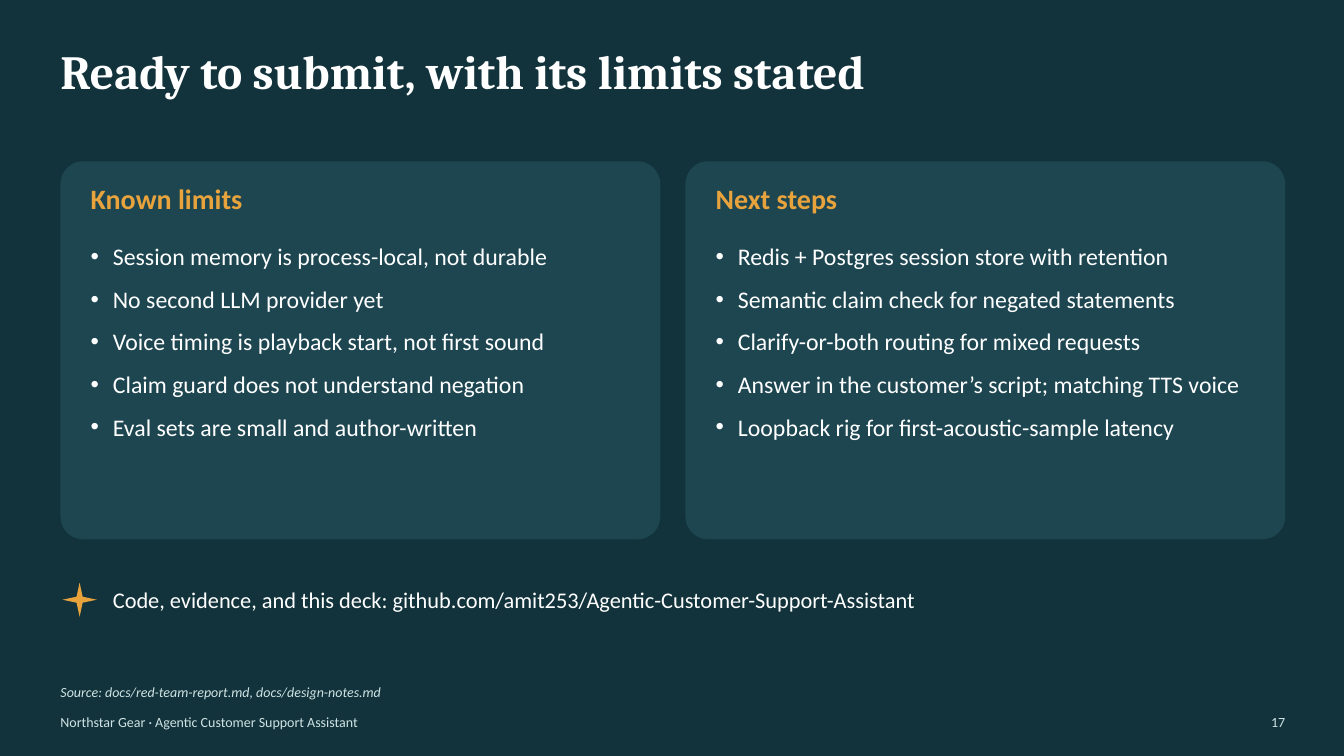
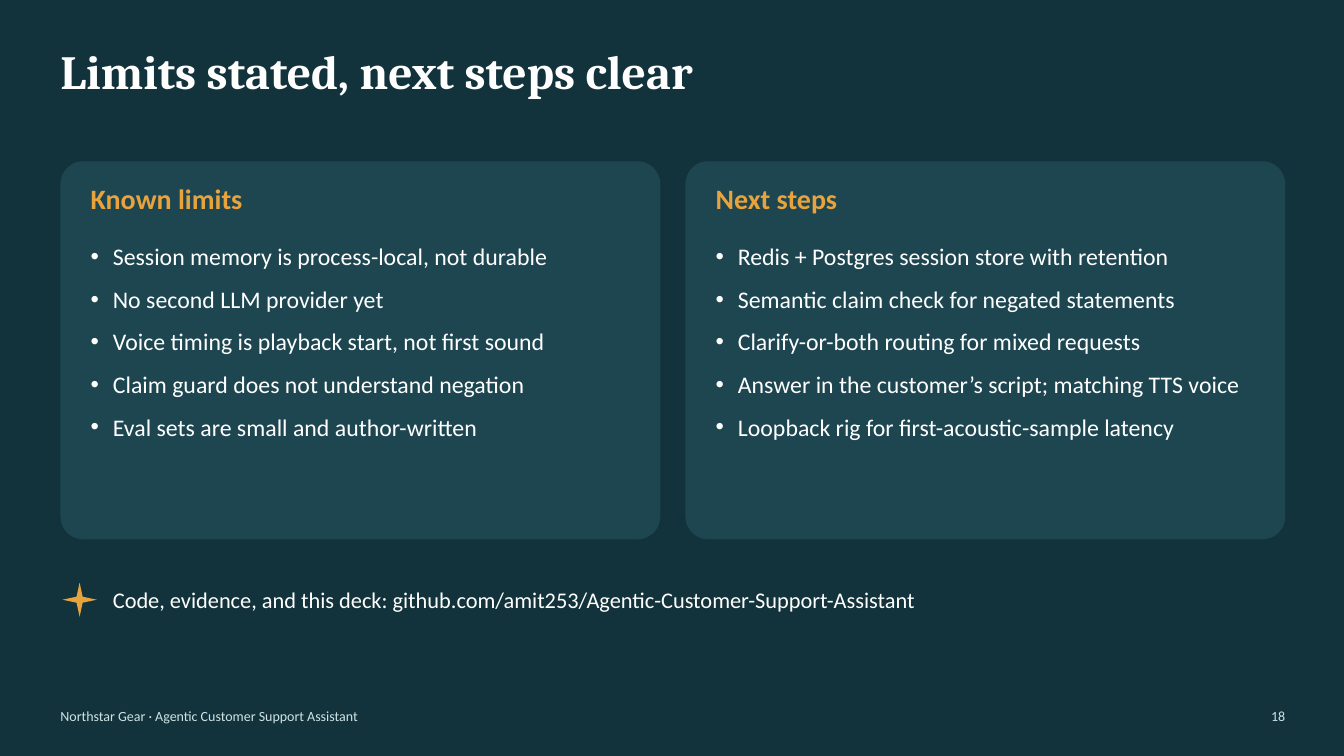
Before and after one commit to amit253/Agentic-Customer-Support-Assistant, a slide deck: slide 18 of presentation/agentic-customer-support.pptx (slide 17 before the commit). Drawn at 1344x756 pixels with LibreOffice and Linux fonts; fonts in the diff are those of the drawing. Boxes give left, top, right and bottom in pixels: in the first picture for what was removed or moved away, otherwise in the second. Text is boxed around its words. In the diff, an @@ line names an element or a change of style, - is before the commit and + after.

```diff
--- a/presentation/agentic-customer-support.pptx
+++ b/presentation/agentic-customer-support.pptx
@@ text at box(60, 56, 693, 99): text changed @@
-Ready to submit, with its limits stated
+Limits stated, next steps clear
@@ text removed at box(60, 687, 381, 700) @@
-Source: docs/red-team-report.md, docs/design-notes.md
@@ text "Northstar Gear · Agentic Customer ...": place and size @@
-text "Northstar Gear · Agentic Customer ..." at box(60, 717, 358, 730)
+text "Northstar Gear · Agentic Customer ..." at box(60, 711, 358, 724)
@@ text removed at box(1271, 718, 1285, 727) @@
-17
@@ text added at box(1271, 711, 1285, 721), 10 pt, text #CFE3E4 @@
+18
```
Also in this commit, not shown: 15 other slides changed, 2 slides added, 1 slide removed, 4 other files.
